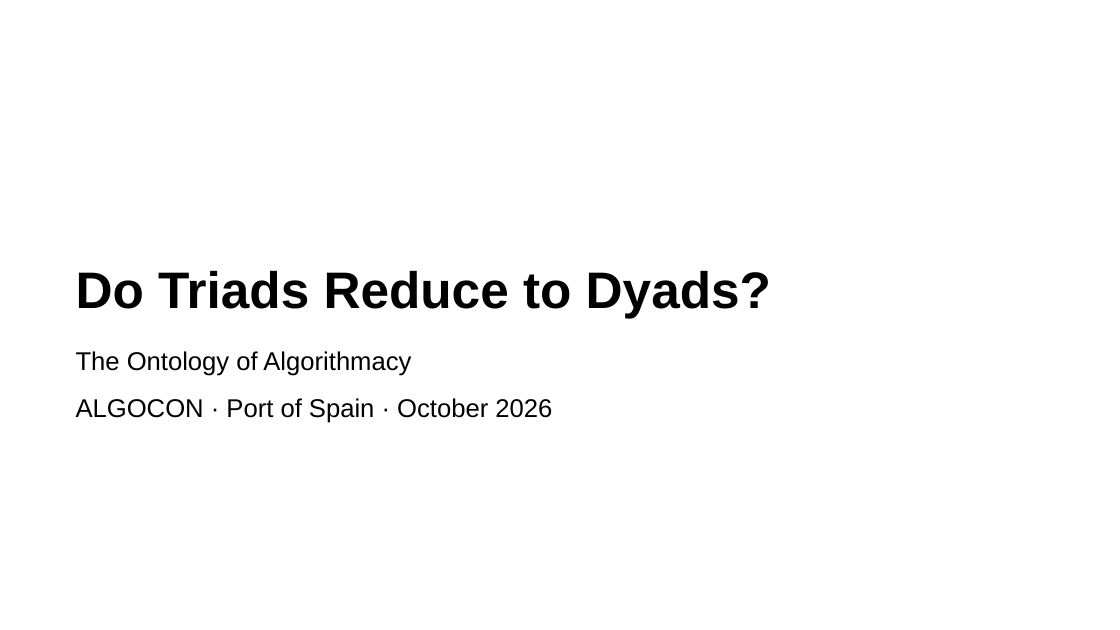
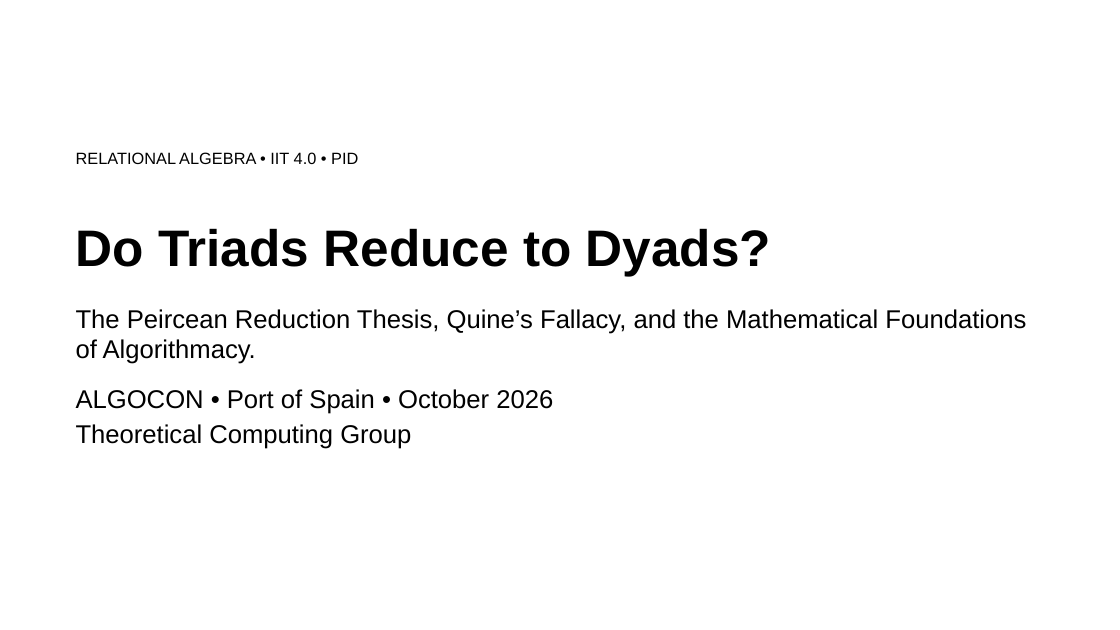
Before and after one commit to rogerSuperBuilderAlpha/algorithmacy-lab, a slide deck: slide 1 of submissions/triadic_reduction/talk/deck.pptx. Drawn at 1120x630 pixels with LibreOffice and Linux fonts; fonts in the diff are those of the drawing. Boxes give left, top, right and bottom in pixels: in the first picture for what was removed or moved away, otherwise in the second. Text is boxed around its words. In the diff, an @@ line names an element or a change of style, - is before the commit and + after.

```diff
--- a/submissions/triadic_reduction/talk/deck.pptx
+++ b/submissions/triadic_reduction/talk/deck.pptx
@@ text "Do Triads Reduce to Dyads?": place and size @@
-text "Do Triads Reduce to Dyads?" at (76,270,771,318)
+text "Do Triads Reduce to Dyads?" at (76,228,771,276)
@@ text added at (76,152,358,164), 14 pt, text #000000 @@
+RELATIONAL ALGEBRA • IIT 4.0 • PID
@@ text at (76,309,1026,449): text changed @@
-The Ontology of Algorithmacy
-ALGOCON · Port of Spain · October 2026
+The Peircean Reduction Thesis, Quine’s Fallacy, and the Mathematical Foundations of Algorithmacy.
+ALGOCON • Port of Spain • October 2026
+Theoretical Computing Group
```
Also in this commit, not shown: 15 slides added, 17 slides removed, 15 other files.
